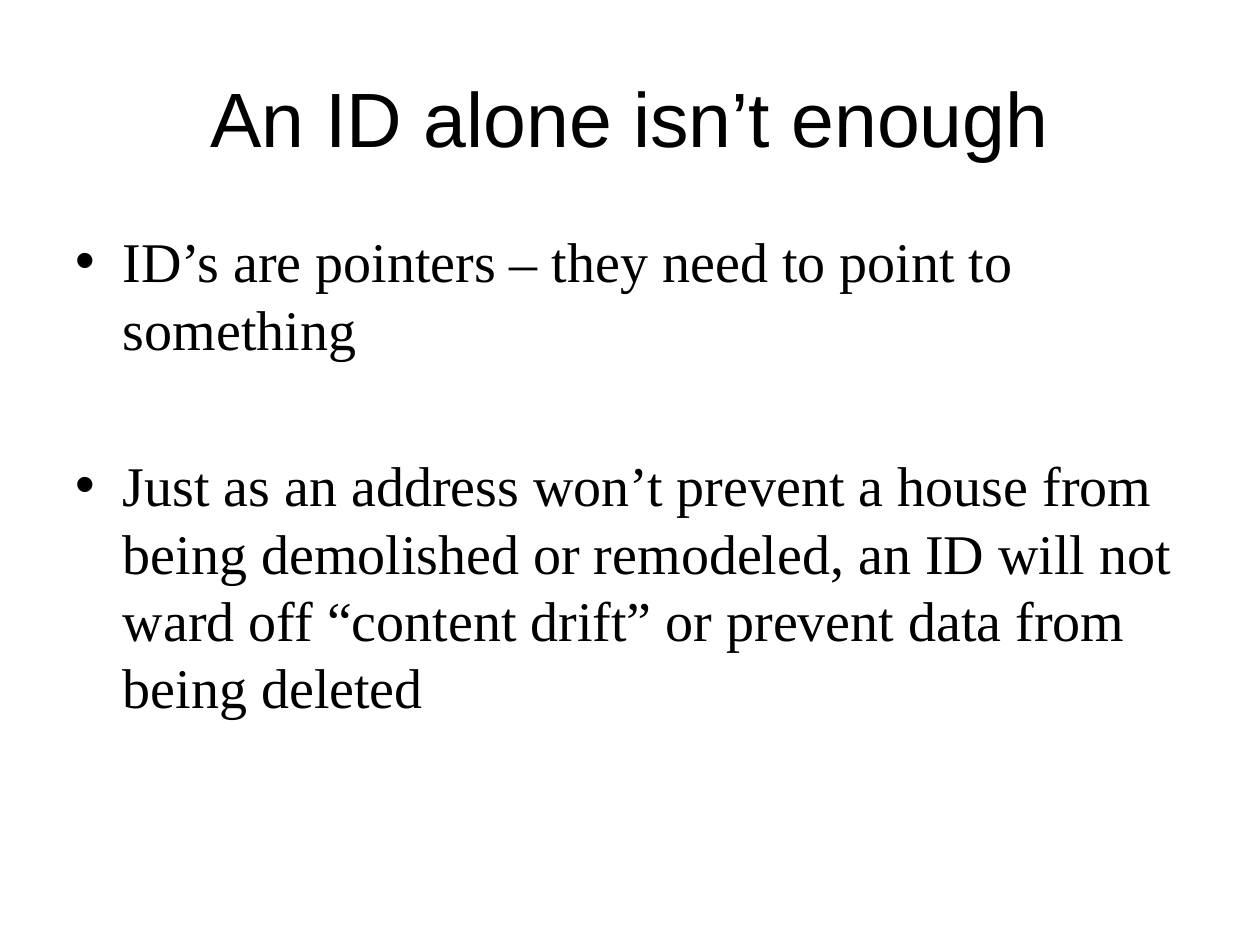
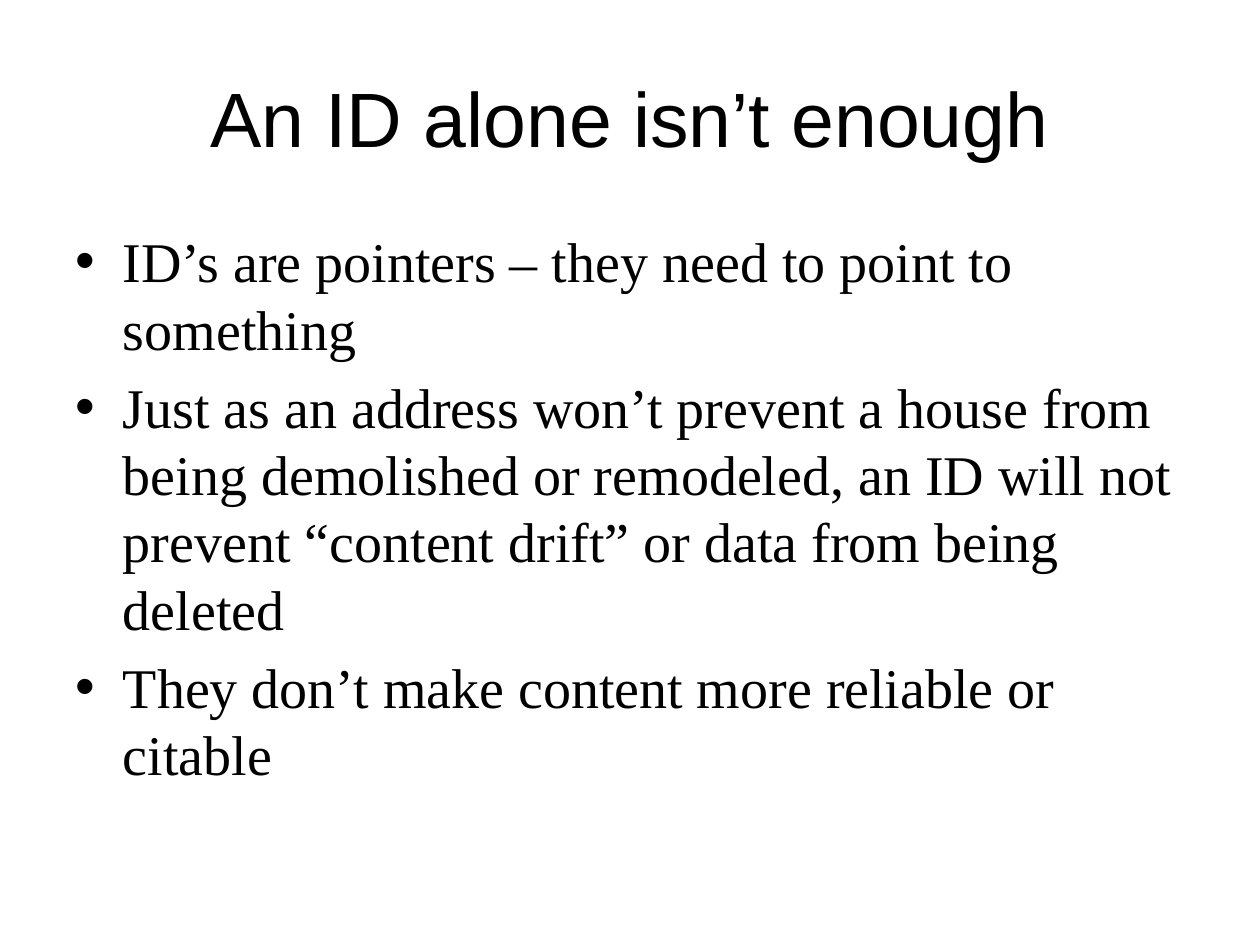
Before and after one commit to DataCurationWorkshop/HongKongCurationWorkshop, a slide deck: slide 14 of Day_1/Lectures/Slides/Day_1_Lecture_Identifier.pptx. Drawn at 1260x945 pixels with LibreOffice and Linux fonts; fonts in the diff are those of the drawing; background and template pictures are left out. Boxes give left, top, right and bottom in pixels: in the first picture for what was removed or moved away, otherwise in the second. Text is boxed around its words. In the diff, an @@ line names an element or a change of style, - is before the commit and + after.

Commit message:
adding identifier text and slides - almost done

```diff
--- a/Day_1/Lectures/Slides/Day_1_Lecture_Identifier.pptx
+++ b/Day_1/Lectures/Slides/Day_1_Lecture_Identifier.pptx
@@ text at (123,388,1171,776): text changed @@
-• Just as an address won’t prevent a house from being demolished or remodeled, an ID will not ward off “content drift” or prevent data from being deleted
+• Just as an address won’t prevent a house from being demolished or remodeled, an ID will not prevent “content drift” or data from being deleted
+• They don’t make content more reliable or citable
```
Also in this commit, not shown: 5 other slides changed, 4 slides added, 1 slide removed, 2 other files.
